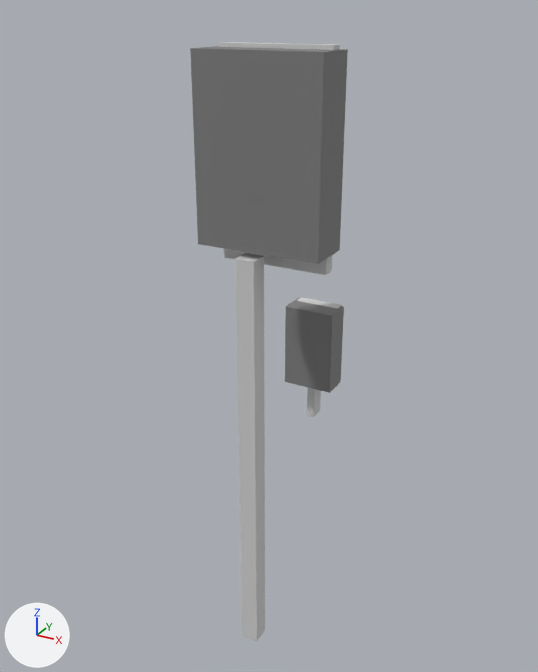
Renders of the OBJ model models_ES/traffic_signs/pkeSign.obj from each side of a commit.
One viewpoint serves both versions: a 50 mm lens placed at (3.28, -6.42, 3.62), pointed at (-0.26, 0.03, 0.4). Lighting does not change. The marker at lower left points along +X, +Y and +Z. Where no turn or scale is listed for an object, it has been applied to the vertices.
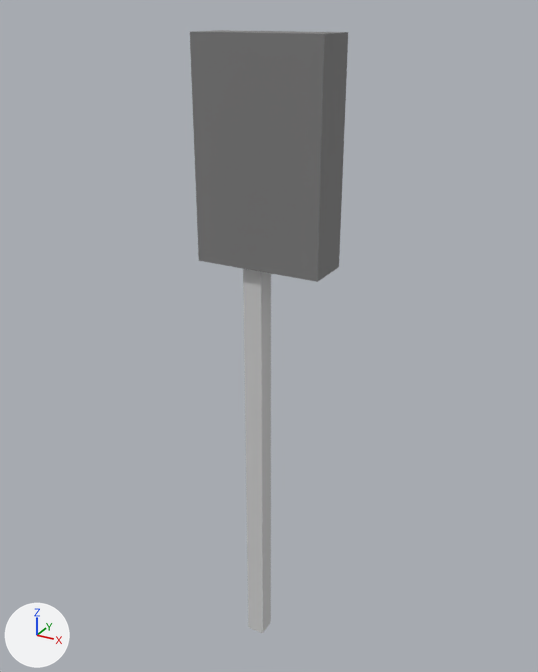
Location of each change, [x1, y1, x2, y2] in pixels of the pictures (538 x 672 px):
'Cube.004', mesh rescaled (16% taller)
    before: [190, 46, 348, 264]
    after: [190, 30, 348, 282]
'Cube.003', mesh moved
    before: [235, 253, 265, 641]
    after: [243, 269, 271, 633]
'Cube.001', deleted
    before: [285, 298, 344, 393]
'Cube.002', deleted
    before: [307, 388, 321, 417]
'Cube_Cube.003', deleted
    before: [297, 297, 342, 389]
    faces in mat_none (light grey #d1d1d1): [297, 297, 342, 389]
'Cube_Cube.000', unchanged, covered by the edit
    before: [219, 42, 340, 275]

The edits, one by one:
me_cube_003 has 8 vertices, 6 faces and spans x -0.2..0.0, y -0.74..-0.55, z -3.14..1.5.
me_cube_003 is used by ob_cube_003; location (0.0, 0.0, 0.0).
me_cube_003 part 1: the whole mesh is moved by (0.0, 0.14, 0.0).
me_cube_004 has 8 vertices, 6 faces and spans x -0.64..0.63, y -0.69..-0.22, z 1.56..3.31.
me_cube_004 is used by ob_cube_004; location (0.0, 0.0, 0.0).
me_cube_004 part 2: the whole mesh is scaled about its middle by (1, 1, 1.17), then moved by (0.0, 0.0, -0.02).
Object 'Cube.001' (ob_cube_001) is deleted.
Object 'Cube.002' (ob_cube_002) is deleted.
Object 'Cube_Cube.003' (ob_cube_cube_003) is deleted.
